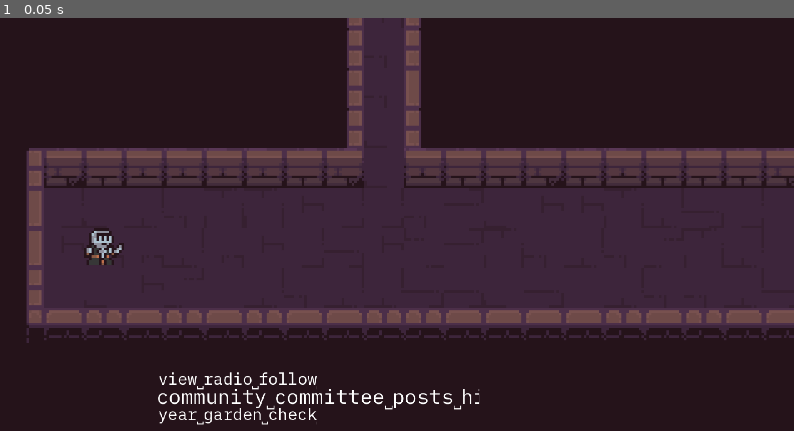
Above: before the commit, frame 1.
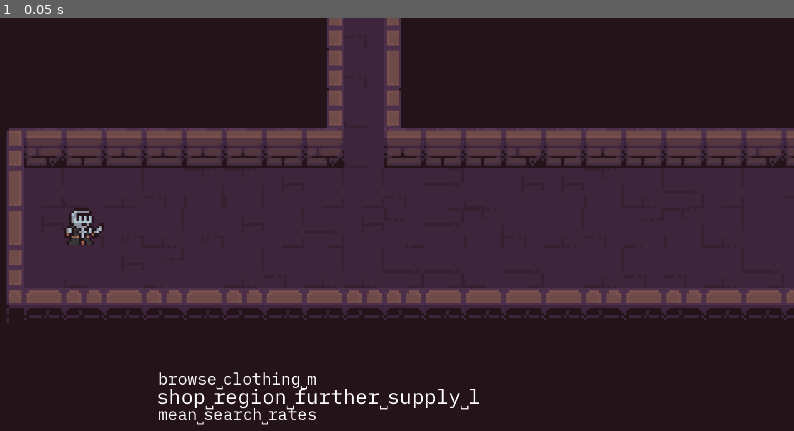
Above: after the commit, the same moment.

Repository: Ivan-Dujmic/Dungeon-Typer
Game: Godot game, scene res://Scenes/Game.tscn
The game is run twice, just before and just after one commit, with the same random seed, the same clock (stepped at 60 frames per second) and the same inputs.
Inputs:
- Up to frame 1 (0.05 s): no input

The runs differ from the first frame. In frame 1, 20% of the frame differs, in the area x 0-100%, y 0-99%.

Commit message:
Now using the integrated collision system, broke the background

Diff:
--- a/Data/WordList.gd
+++ b/Data/WordList.gd
@@ -658,7 +658,6 @@
 "centre",
 "requirements",
 "cheap",
-"nude",
 "kids",
 "finance",
 "true",
--- a/Scenes/DungeonGenerator.tscn
+++ b/Scenes/DungeonGenerator.tscn
@@ -112,61 +112,85 @@
 [sub_resource type="TileSetAtlasSource" id="TileSetAtlasSource_4ihhh"]
 texture = ExtResource("1_hu3hn")
 0:0/0 = 0
+0:0/0/physics_layer_0/polygon_0/points = PackedVector2Array(8, -8, 8, 8, -8, 8, -8, -8)
 1:0/0 = 0
+1:0/0/physics_layer_0/polygon_0/points = PackedVector2Array(8, -8, 8, 8, -8, 8, -8, -8)
 2:0/0 = 0
+2:0/0/physics_layer_0/polygon_0/points = PackedVector2Array(8, -8, 8, 8, -8, 8, -8, -8)
 3:0/0 = 0
+3:0/0/physics_layer_0/polygon_0/points = PackedVector2Array(8, -8, 8, 8, -8, 8, -8, -8)
 4:0/0 = 0
+4:0/0/physics_layer_0/polygon_0/points = PackedVector2Array(8, -8, 8, 8, -8, 8, -8, -8)
 5:0/0 = 0
+5:0/0/physics_layer_0/polygon_0/points = PackedVector2Array(8, -8, 8, 8, -8, 8, -8, -8)
 6:0/0 = 0
 7:0/0 = 0
 8:0/0 = 0
 9:0/0 = 0
 0:1/0 = 0
+0:1/0/physics_layer_0/polygon_0/points = PackedVector2Array(8, -8, 8, 8, -8, 8, -8, -8)
 1:1/0 = 0
 2:1/0 = 0
 3:1/0 = 0
 4:1/0 = 0
 5:1/0 = 0
+5:1/0/physics_layer_0/polygon_0/points = PackedVector2Array(8, -8, 8, 8, -8, 8, -8, -8)
 6:1/0 = 0
 7:1/0 = 0
 8:1/0 = 0
 9:1/0 = 0
 0:2/0 = 0
+0:2/0/physics_layer_0/polygon_0/points = PackedVector2Array(8, -8, 8, 8, -8, 8, -8, -8)
 1:2/0 = 0
 2:2/0 = 0
 3:2/0 = 0
 4:2/0 = 0
 5:2/0 = 0
+5:2/0/physics_layer_0/polygon_0/points = PackedVector2Array(8, -8, 8, 8, -8, 8, -8, -8)
 6:2/0 = 0
 7:2/0 = 0
 8:2/0 = 0
 9:2/0 = 0
 0:3/0 = 0
+0:3/0/physics_layer_0/polygon_0/points = PackedVector2Array(8, -8, 8, 8, -8, 8, -8, -8)
 1:3/0 = 0
 2:3/0 = 0
 3:3/0 = 0
 4:3/0 = 0
 5:3/0 = 0
+5:3/0/physics_layer_0/polygon_0/points = PackedVector2Array(8, -8, 8, 8, -8, 8, -8, -8)
 6:3/0 = 0
 7:3/0 = 0
 8:3/0 = 0
 9:3/0 = 0
 0:4/0 = 0
+0:4/0/physics_layer_0/polygon_0/points = PackedVector2Array(8, -8, 8, 8, -8, 8, -8, -8)
 1:4/0 = 0
+1:4/0/physics_layer_0/polygon_0/points = PackedVector2Array(8, -8, 8, 8, -8, 8, -8, -8)
 2:4/0 = 0
+2:4/0/physics_layer_0/polygon_0/points = PackedVector2Array(8, -8, 8, 8, -8, 8, -8, -8)
 3:4/0 = 0
+3:4/0/physics_layer_0/polygon_0/points = PackedVector2Array(8, -8, 8, 8, -8, 8, -8, -8)
 4:4/0 = 0
+4:4/0/physics_layer_0/polygon_0/points = PackedVector2Array(8, -8, 8, 8, -8, 8, -8, -8)
 5:4/0 = 0
+5:4/0/physics_layer_0/polygon_0/points = PackedVector2Array(8, -8, 8, 8, -8, 8, -8, -8)
 6:4/0 = 0
 7:4/0 = 0
 8:4/0 = 0
 9:4/0 = 0
 0:5/0 = 0
+0:5/0/physics_layer_0/polygon_0/points = PackedVector2Array(8, -8, 8, 8, -8, 8, -8, -8)
 1:5/0 = 0
+1:5/0/physics_layer_0/polygon_0/points = PackedVector2Array(8, -8, 8, 8, -8, 8, -8, -8)
 2:5/0 = 0
+2:5/0/physics_layer_0/polygon_0/points = PackedVector2Array(8, -8, 8, 8, -8, 8, -8, -8)
 3:5/0 = 0
+3:5/0/physics_layer_0/polygon_0/points = PackedVector2Array(8, -8, 8, 8, -8, 8, -8, -8)
 4:5/0 = 0
+4:5/0/physics_layer_0/polygon_0/points = PackedVector2Array(8, -8, 8, 8, -8, 8, -8, -8)
 5:5/0 = 0
+5:5/0/physics_layer_0/polygon_0/points = PackedVector2Array(8, -8, 8, 8, -8, 8, -8, -8)
 6:5/0 = 0
 7:5/0 = 0
 8:5/0 = 0
@@ -213,6 +237,8 @@
 9:9/0 = 0
 
 [sub_resource type="TileSet" id="TileSet_hdu5v"]
+physics_layer_0/collision_layer = 1
+physics_layer_0/collision_mask = 0
 sources/0 = SubResource("TileSetAtlasSource_4ihhh")
 
 [node name="DungeonGenerator" type="Node2D"]
@@ -220,6 +246,7 @@
 
 [node name="Floor" type="TileMapLayer" parent="."]
 tile_set = SubResource("TileSet_b2bpf")
+collision_enabled = false
 
 [node name="Walls" type="TileMapLayer" parent="."]
 tile_set = SubResource("TileSet_hdu5v")
--- a/Scenes/Player.tscn
+++ b/Scenes/Player.tscn
@@ -1,15 +1,22 @@
-[gd_scene load_steps=4 format=3 uid="uid://bvrendp8d0u0u"]
+[gd_scene load_steps=5 format=3 uid="uid://bvrendp8d0u0u"]
 
 [ext_resource type="Texture2D" uid="uid://cimriph1p8r3x" path="res://2D Pixel Dungeon Asset Pack/character and tileset/Dungeon_Character.png" id="1_rpqav"]
 [ext_resource type="Script" uid="uid://qfkrjjlsh686" path="res://Scripts/Player.gd" id="2_kyqiw"]
 
-[sub_resource type="AtlasTexture" id="AtlasTexture_kyqiw"]
+[sub_resource type="RectangleShape2D" id="RectangleShape2D_bf53h"]
+size = Vector2(10, 10)
+
+[sub_resource type="AtlasTexture" id="AtlasTexture_dahhg"]
 atlas = ExtResource("1_rpqav")
 region = Rect2(80, 32, 16, 16)
 
-[node name="Player" type="Node2D"]
+[node name="Player" type="CharacterBody2D"]
+collision_layer = 2
+collision_mask = 3
 script = ExtResource("2_kyqiw")
 
+[node name="Hitbox" type="CollisionShape2D" parent="."]
+shape = SubResource("RectangleShape2D_bf53h")
+
 [node name="Sprite" type="Sprite2D" parent="."]
-texture = SubResource("AtlasTexture_kyqiw")
-centered = false
+texture = SubResource("AtlasTexture_dahhg")
--- a/Scenes/Skeleton.tscn
+++ b/Scenes/Skeleton.tscn
@@ -1,9 +1,16 @@
-[gd_scene load_steps=2 format=3 uid="uid://d08pcc1fpnw0j"]
+[gd_scene load_steps=3 format=3 uid="uid://d08pcc1fpnw0j"]
 
 [ext_resource type="Script" uid="uid://d0awbb2cmmjhs" path="res://Scripts/Skeleton.gd" id="1_vif15"]
 
-[node name="Skeleton" type="Node2D"]
+[sub_resource type="RectangleShape2D" id="RectangleShape2D_bf53h"]
+size = Vector2(10, 10)
+
+[node name="Skeleton" type="CharacterBody2D"]
+collision_layer = 2
+collision_mask = 3
 script = ExtResource("1_vif15")
 
+[node name="Hitbox" type="CollisionShape2D" parent="."]
+shape = SubResource("RectangleShape2D_bf53h")
+
 [node name="Sprite" type="Sprite2D" parent="."]
-centered = false
--- a/Scripts/EnemyGenerator.gd
+++ b/Scripts/EnemyGenerator.gd
@@ -4,14 +4,17 @@
 
 var rng = RandomNumberGenerator.new()
 
+var difficulty = 10
+
 # The position should be a tile coordinate
 func attempt_enemy_spawn(enemy: String, chance: float, position_init: Vector2i):
 	if rng.randf() <= chance:
 		match enemy:
 			"Skeleton":
+				var speed_init = rng.randf_range(difficulty * 2, difficulty * 4)
 				var new_enemy = preload("res://Scenes/Skeleton.tscn").instantiate()
 				add_child(new_enemy)
-				new_enemy.initialize(position_init)
+				new_enemy.initialize(position_init, speed_init)
 				new_enemy.set_target(player)
 			_:
 				return
--- a/Scripts/Player.gd
+++ b/Scripts/Player.gd
@@ -1,52 +1,41 @@
-extends Node2D
+extends CharacterBody2D
 
 @onready var dungeon_generator = $"../DungeonGenerator"
 @onready var background = $"../Background"
 
 const TILE_SIZE = 16
-var new_position = Vector2(2 * TILE_SIZE, 5 * TILE_SIZE)	# The position that the character should move to
+var new_position = Vector2(2.5 * TILE_SIZE, 5.5 * TILE_SIZE)	# The position that the character should move to
+
+# Stats
+var health = 100
+var health_regen = 2
+var attack = 10
+var attack_range = 128
+var speed = 16
 
 func move(move_amount: Vector2):
-	var direction = move_amount.normalized()
-	var distance = move_amount.length()
-	var step_size = 1.0  # Move 1 pixel per step
-	var moved_distance = 0.0
-
-	while moved_distance < distance:
-		var step = direction * step_size
-		var next_position = new_position + step
-		var next_tile = Vector2i(0, 0)
-		next_tile.x = ceil(next_position.x / TILE_SIZE) if direction.x > 0 else floor(next_position.x / TILE_SIZE)
-		next_tile.y = ceil(next_position.y / TILE_SIZE) if direction.y > 0 else floor(next_position.y / TILE_SIZE)
-
-		if dungeon_generator.wall_tiles.has(next_tile):
-			# Stop just before hitting the wall
-			return
-
-		new_position = next_position
-		moved_distance += step_size
-
-		# Generate and erase dungeon
-		dungeon_generator.generate_to_x_line(next_tile.x + 20)
-		dungeon_generator.erase_to_x_line(next_tile.x - 10)
+	new_position += move_amount * speed
 
 func _ready():
-	position = Vector2(2 * TILE_SIZE, 5 * TILE_SIZE)
+	global_position = Vector2(2.5 * TILE_SIZE, 5.5 * TILE_SIZE)
 
-func _process(delta):
-	if position != new_position:
-		var diff = new_position - position
-		var move_amount = Vector2(0, 0)
+func _physics_process(delta):
+	if global_position != new_position:
+		var diff = new_position - global_position	# Movement needed to get to the desired location
+		var motion: Vector2	# Movement to be performed on this tick
+		# The more distant the goal, the faster the movement
+		motion.x = max(abs(diff.x) / 5, 1.0) * sign(diff.x) * delta * 15 if diff.x != 0.0 else 0.0
+		motion.y = max(abs(diff.y) / 5, 1.0) * sign(diff.y) * delta * 15 if diff.y != 0.0 else 0.0
+		var new_diff = new_position - global_position
+		# Don't overshoot
+		if new_diff.sign().x != diff.sign().x:
+			motion.x = diff.x
+		if new_diff.sign().y != diff.sign().y:
+			motion.y = diff.y
 
-		if (diff.x != 0):
-			move_amount.x = max(diff.sign().x, floor(diff.x / 5)) * delta * 15
-		if (diff.y != 0):
-			move_amount.y = max(diff.sign().y, floor(diff.y / 5)) * delta * 15
+		if move_and_collide(motion):	# Move and check if collided
+			new_position = global_position
 
-		if abs(move_amount.x) > abs(diff.x):
-			move_amount.x = diff.x
-		if abs(move_amount.y) > abs(diff.y):
-			move_amount.y = diff.y
-
-		position += move_amount
-		background.position += move_amount
+		var current_tile_x = global_position.x / 16
+		dungeon_generator.generate_to_x_line(current_tile_x + 20)
+		dungeon_generator.erase_to_x_line(current_tile_x - 10)
--- a/Scripts/Skeleton.gd
+++ b/Scripts/Skeleton.gd
@@ -1,22 +1,26 @@
-extends Node2D
+extends CharacterBody2D
 class_name Skeleton
 
 var sprite
 
-var TILE_SIZE = 16
-
 var rng = RandomNumberGenerator.new()
 
+const TILE_SIZE = 16
 var target
-var real_position	# Position = round(real_position) because of blur
-var speed = 10
+
+# Stats
+var health
+var health_regen
+var attack
+var attack_range
+var speed
 
 # Changes the enemy's target
 func set_target(new_target):
 	target = new_target
 
 # Position should be a tile coordinate
-func initialize(position_init: Vector2i):
+func initialize(position_init: Vector2i, speed_init: float):
 	sprite = $Sprite
 
 	var atlas = AtlasTexture.new()
@@ -24,25 +28,25 @@
 	atlas.region = Rect2(64 + rng.randi_range(0, 2) * TILE_SIZE, 48, 16, 16)
 
 	sprite.texture = atlas
-	real_position = Vector2(position_init * TILE_SIZE)
-	position = round(real_position)
+	global_position = (Vector2(position_init) + Vector2(0.5, 0.5)) * TILE_SIZE
+	sprite.centered = true
+
+	speed = speed_init
 
 func _ready():
 	return
 
-func _process(delta):
+func _physics_process(delta):
 	if (target):
-		var diff = target.position - real_position
+		var direction = (target.global_position - global_position).normalized()
+		velocity = direction * speed
 
-		# Move
-		if abs(diff.x) > 8 or abs(diff.y) > 8:
-			real_position += diff.normalized() * delta * speed
-			position = round(real_position)
+		if move_and_slide():
+			print("COLLISION")
 
 		# Looking direction
-		if diff.x < 0:
+		if direction.x < 0:
 			sprite.scale.x = -1
-			sprite.offset = Vector2(-16, 0)
 		else:
 			sprite.scale.x = 1
 			sprite.offset = Vector2(0, 0)
--- a/Scripts/UI.gd
+++ b/Scripts/UI.gd
@@ -58,12 +58,12 @@
 
 func _on_word_complete_forward(completed_word, player):
 	if completed_word.is_special:
-		player.move(Vector2(32, 0))
+		player.move(Vector2(2, 0))
 	else:
-		player.move(Vector2(16, 0))
+		player.move(Vector2(1, 0))
 
 func _on_word_complete_up(_completed_word, player):
-	player.move(Vector2(0, -16))
+	player.move(Vector2(0, -1))
 
 func _on_word_complete_down(_completed_word, player):
-	player.move(Vector2(0, 16))
+	player.move(Vector2(0, 1))
Not shown, added: Scenes/Player.tscn1011382114.tmp
Not shown, added: Scenes/Player.tscn1015648994.tmp
